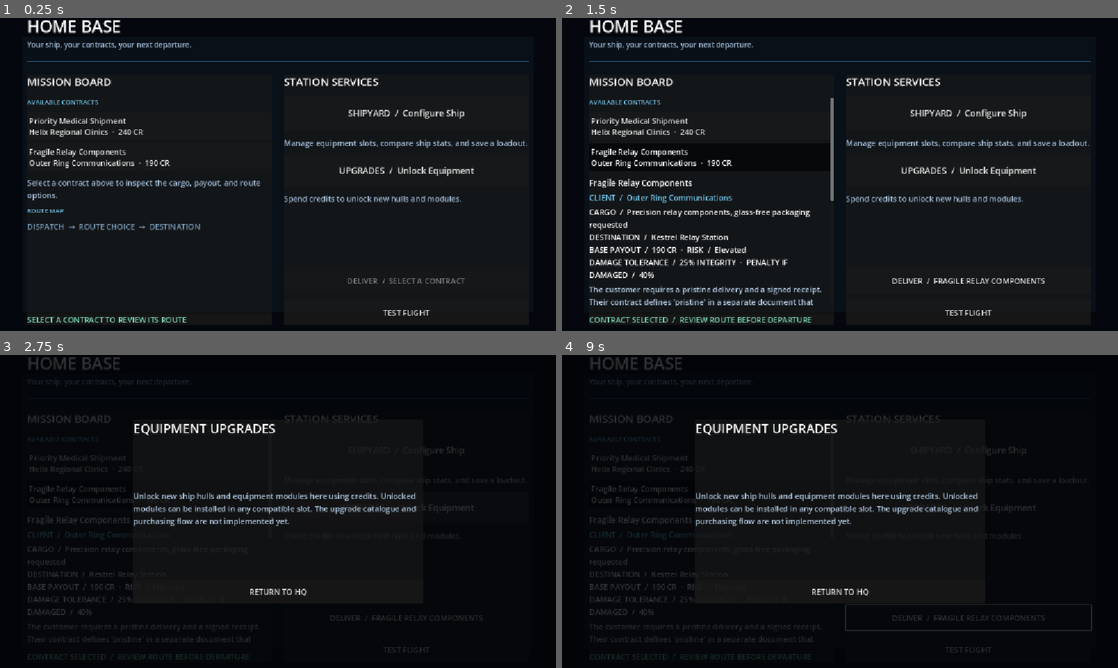
Above: before the commit, frames 1-4 (two rows, left to right).
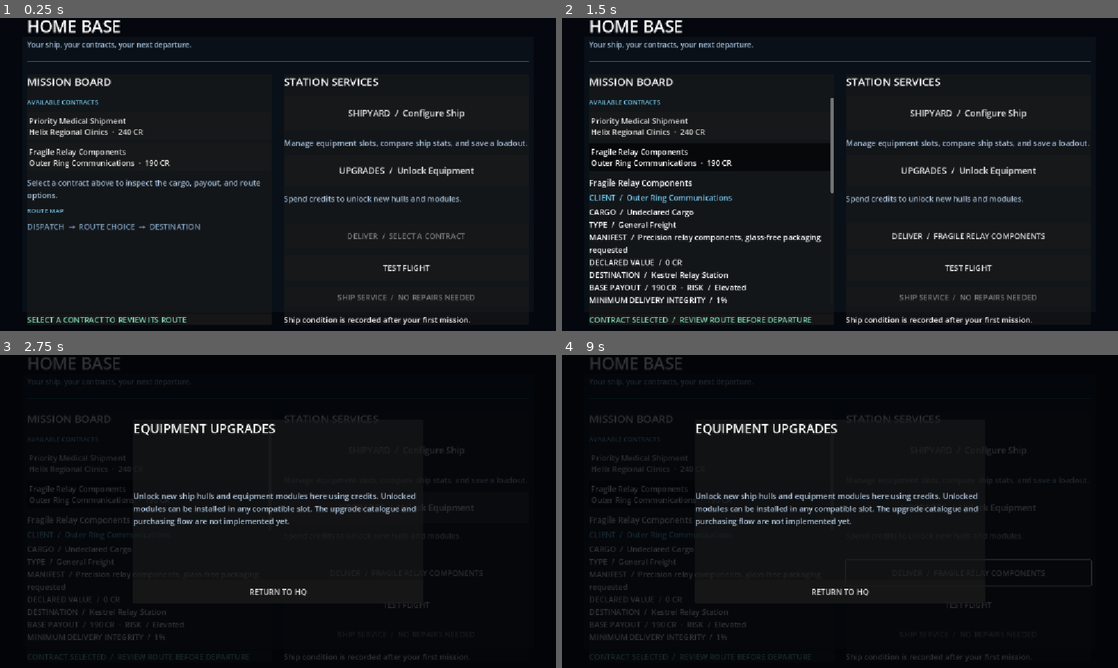
Above: after the commit, the same moments.

Repository: Bbran4/SpaceDelivery
Game: Godot game, scene res://scenes/hq.tscn
The game is run twice, just before and just after one commit, with the same random seed, the same clock (stepped at 60 frames per second) and the same inputs.
Inputs (mouse positions are in pixels of both pictures, inside the frame that each line leads up to):
- Up to frame 1 (0.25 s): no input
- Up to frame 2 (1.5 s): click "Priority Medical Shipment Hel…" at 0.5 s; click "Fragile Relay Components Oute…" at 1.25 s
- Up to frame 3 (2.75 s): click "UPGRADES / Unlock Equipment" at 2 s
- Up to frame 4 (9 s): click "DELIVER / FRAGILE RELAY COMPO…" at 2.75 s; click "TEST FLIGHT" at 3.5 s; click "RETURN TO HQ" at 4.25 s; click "SHIPYARD / Configure Ship" at 5 s; click "Starter Courier · Common" at 5.75 s; click "Return to HQ" at 6.5 s; tap Enter at 7.25, 8.75 s; move the mouse to (962, 495) at 7.27 s; hold D (right) 7.28-8 s; hold Tab 7.28-8 s; click (962, 495) at 7.42 s; tap Space at 8 s; drag from (728, 527) to (812, 574) at 8.02 s; move the mouse to (895, 442) at 8.77 s; hold D (right) from 8.78 s (still down); hold Tab from 8.78 s (still down)

The runs differ from the first frame. In frame 1, 1.2% of the frame differs, in the area x 51-86%, y 68-98%; in frame 2, 5.1%, in the area x 4-87%, y 55-98%; in frame 3, 1.1%; in frame 4, 1.6%.

Commit message:
Show cargo manifests and add paid ship repairs at HQ

Diff:
--- a/scripts/hq.gd
+++ b/scripts/hq.gd
@@ -25,17 +25,21 @@
 var selected_details: VBoxContainer
 var route_preview: VBoxContainer
 var deliver_button: Button
+var repair_button: Button
+var repair_status_label: Label
 
 
 func _ready() -> void:
 	_load_missions()
 	_build_mission_board()
 	_build_deliver_button()
+	_build_repair_service()
 	_refresh_campaign_status()
 
 
 func _refresh_campaign_status() -> void:
 	footer_label.text = "HQ  /  CENTRAL DOCK  /  ACCOUNT BALANCE  /  %d CR" % MissionRunState.total_credits
+	_refresh_repair_service()
 	if MissionRunState.last_mission_result.is_empty():
 		return
 
@@ -127,6 +131,59 @@
 	deliver_button.pressed.connect(_on_deliver_pressed)
 	services.add_child(deliver_button)
 	services.move_child(deliver_button, services.get_child_count() - 2)
+
+
+func _build_repair_service() -> void:
+	repair_button = Button.new()
+	repair_button.name = "RepairShipButton"
+	repair_button.custom_minimum_size = Vector2(0, 42)
+	repair_button.size_flags_horizontal = Control.SIZE_EXPAND_FILL
+	repair_button.pressed.connect(_on_repair_ship_pressed)
+	services.add_child(repair_button)
+	repair_status_label = Label.new()
+	repair_status_label.name = "RepairStatusLabel"
+	repair_status_label.autowrap_mode = TextServer.AUTOWRAP_WORD_SMART
+	services.add_child(repair_status_label)
+	_refresh_repair_service()
+
+
+func _refresh_repair_service() -> void:
+	if not is_instance_valid(repair_button) or not is_instance_valid(repair_status_label):
+		return
+	if MissionRunState.ship_condition.is_empty():
+		repair_button.disabled = true
+		repair_button.text = "SHIP SERVICE  /  NO REPAIRS NEEDED"
+		repair_status_label.text = "Ship condition is recorded after your first mission."
+		return
+	var max_hull: float = float(MissionRunState.ship_condition.get("max_hull", 0.0))
+	var current_hull: float = float(MissionRunState.ship_condition.get("current_hull", max_hull))
+	var max_shield: float = float(MissionRunState.ship_condition.get("max_shield", 0.0))
+	var current_shield: float = float(MissionRunState.ship_condition.get("current_shield", max_shield))
+	var hull_missing: float = maxf(0.0, max_hull - current_hull)
+	var shield_missing: float = maxf(0.0, max_shield - current_shield)
+	var repair_cost: int = ceili(hull_missing + shield_missing * 0.5)
+	repair_button.disabled = repair_cost <= 0 or MissionRunState.total_credits < repair_cost
+	repair_button.text = "REPAIR SHIP  /  %d CR" % repair_cost if repair_cost > 0 else "SHIP SERVICE  /  FULLY REPAIRED"
+	repair_status_label.text = "HULL  /  %d%%     SHIELD  /  %d%%\nRepairs cost 1 CR per hull point and 1 CR per 2 shield points." % [
+		roundi(100.0 * current_hull / maxf(max_hull, 1.0)),
+		roundi(100.0 * current_shield / maxf(max_shield, 1.0)),
+	]
+
+
+func _on_repair_ship_pressed() -> void:
+	if MissionRunState.ship_condition.is_empty():
+		return
+	var max_hull: float = float(MissionRunState.ship_condition.get("max_hull", 0.0))
+	var current_hull: float = float(MissionRunState.ship_condition.get("current_hull", max_hull))
+	var max_shield: float = float(MissionRunState.ship_condition.get("max_shield", 0.0))
+	var current_shield: float = float(MissionRunState.ship_condition.get("current_shield", max_shield))
+	var repair_cost: int = ceili(maxf(0.0, max_hull - current_hull) + maxf(0.0, max_shield - current_shield) * 0.5)
+	if repair_cost <= 0 or MissionRunState.total_credits < repair_cost:
+		return
+	MissionRunState.total_credits -= repair_cost
+	MissionRunState.repair_ship_condition()
+	status_label.text = "SHIP REPAIRED  /  %d CR CHARGED  /  READY FOR DEPARTURE" % repair_cost
+	_refresh_campaign_status()
 
 
 func _refresh_mission_list() -> void:
@@ -191,12 +248,16 @@
 	selected_details.add_child(client_label)
 
 	var cargo_label: Label = Label.new()
-	cargo_label.text = "CARGO  /  %s\nDESTINATION  /  %s\nBASE PAYOUT  /  %d CR  ·  RISK  /  %s\nDAMAGE TOLERANCE  /  %d%% INTEGRITY  ·  PENALTY IF DAMAGED  /  %d%%" % [
+	cargo_label.text = "CARGO  /  %s\nTYPE  /  %s\nMANIFEST  /  %s\nDECLARED VALUE  /  %d CR\nDESTINATION  /  %s\nBASE PAYOUT  /  %d CR  ·  RISK  /  %s\nMINIMUM DELIVERY INTEGRITY  /  %d%%\nFULL REWARD INTEGRITY  /  %d%%  ·  PENALTY IF BELOW  /  %d%%" % [
+		selected_mission.cargo_name,
+		selected_mission.cargo_type,
 		selected_mission.cargo_description,
+		selected_mission.cargo_value_credits,
 		selected_mission.destination_name,
 		selected_mission.base_reward_credits,
 		selected_mission.risk_label,
-		25,
+		selected_mission.minimum_delivery_integrity_percent,
+		selected_mission.full_reward_integrity_percent,
 		selected_mission.damaged_cargo_payout_penalty_percent,
 	]
 	cargo_label.autowrap_mode = TextServer.AUTOWRAP_WORD_SMART
